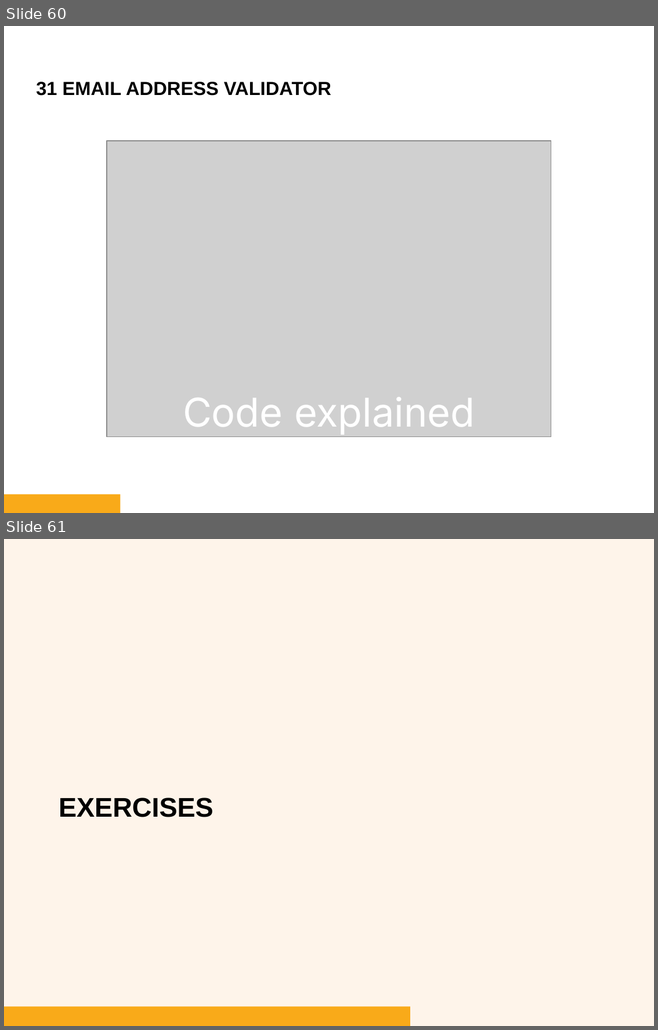
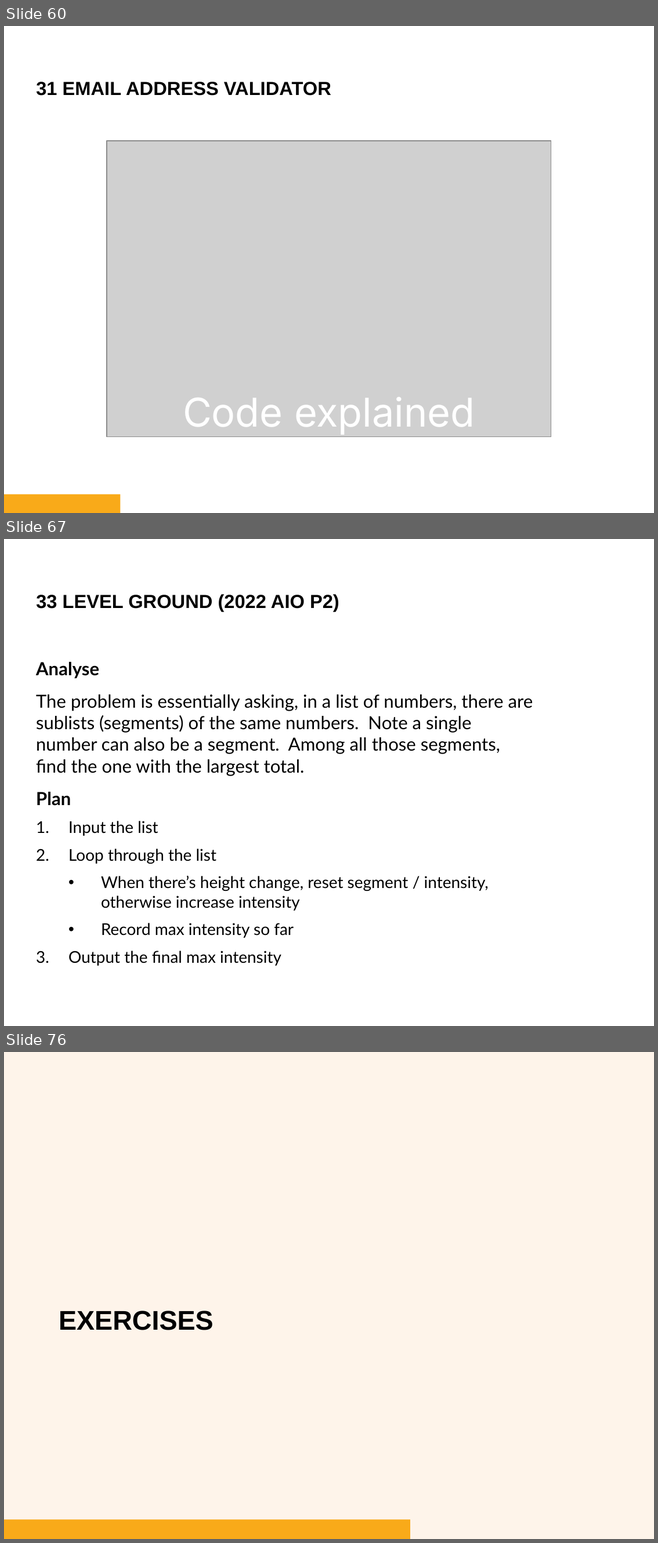
Before and after one commit to bryanbsun/pythonps, a slide deck: Python Problem Solver 2.pptx. Shown one above the other, each under a label of ours: slides 60 and 61 before the commit, slides 60, 67 and 76 after it; the slides between them are not shown. The pictures are 658x1030 and 658x1543 pixels, drawn with LibreOffice and Linux fonts; fonts in the diff are those of the drawing; grey boxes stand for pictures; background and template pictures are left out. Boxes give left, top, right and bottom in pixels: in the first picture for what was removed or moved away, otherwise in the second. Text is boxed around its words. In the diff, an @@ line names an element or a change of style, - is before the commit and + after.

```diff
--- a/Python Problem Solver 2.pptx
+++ b/Python Problem Solver 2.pptx
@@ slide 67 added at (4, 539, 654, 1026), background #FFFFFF @@
@@ text added at (36, 594, 339, 611), 21 pt, text #000000, bold @@
+33 LEVEL GROUND (2022 AIO P2)
@@ text added at (36, 662, 533, 966), 20 pt, text #000000 @@
+Analyse
+The problem is essentially asking, in a list of numbers, there are sublists (segments) of the same numbers. Note a single number can also be a segment. Among all those segments, find the one with the largest total.
+Plan
+1. Input the list
+2. Loop through the list
+  • When there’s height change, reset segment / intensity, otherwise increase intensity
+  • Record max intensity so far
+3. Output the final max intensity
@@ what was slide 61 is now slide 76 @@
```
Also in this commit, not shown: 4 slides changed, 17 other slides added, 18 other files.
